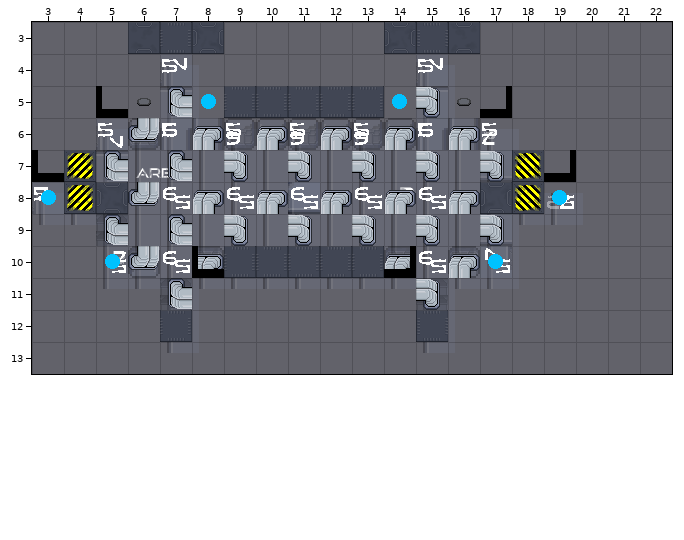
Two versions of a level (Tiled map, cocos/Code/assets/resources/map/map_1-3-E-3.tmx). Above is the file before it was changed.
Cells are 32x32 px. Shown: x 3..22, y 3..13. Layer "f" is drawn -64,0 px off the grid.
Once edited:
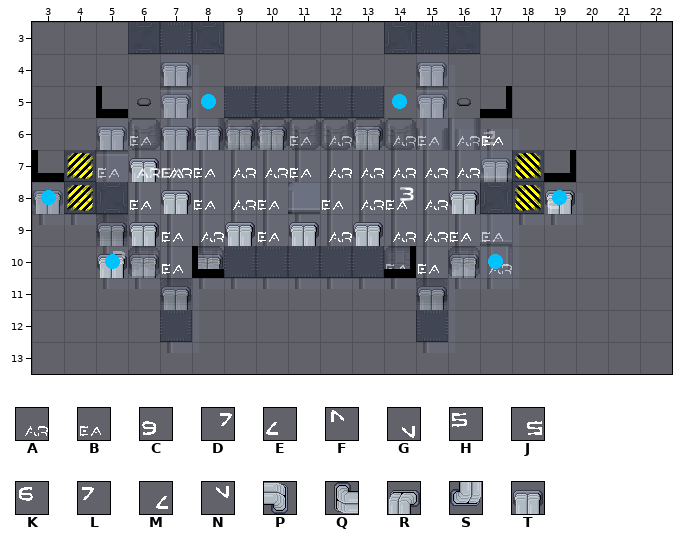
Key: from "scifi_tileset_02": A 150, B 151, C 158 turned 180, D 159, E 159 turned 180, F 159 turned 270, G 159 turned 90, H 167, J 167 turned 180, K 168, L 169, M 169 turned 180, N 169 turned 90, P 178, Q 178 turned 180, R 178 turned 270, S 178 turned 90, T 183.
_ is an empty cell, . an unchanged one.
Edits made:
--- layer "f"
@@ x 5..21 @@
- 4 ...._......._....
- 5 ...._......._....
- 6 .._____________..
- 7 .._____________..
- 8 _.._____._____.._
- 9 .._____________..
-10 ..____.....____..
-11 ...._......._....
+ 4 ....T.......T....
+ 5 ....T.......T....
+ 6 ..TBTTTTBATABAB..
+ 7 ..BTABAABAAAAAT..
+ 8 T..BTBAB.BABAT..T
+ 9 ..TTBATBTATAABB..
+10 ..TTBT.....BBTA..
+11 ....T.......T....
--- layer "tile" (removed)
@@ x 3..19 @@
- 4 ....N.......N....
- 5 ....Q.......P....
- 6 ..GSKRCRCRCRKRE..
- 7 ..Q.Q.P.P.P.P.P..
- 8 L..SKRKRKRKRKR..M
- 9 ..Q.Q.P.P.P.P.P..
-10 ..DSKR.....RKRF..
-11 ....Q.......P....
+ 4 ...._......._....
+ 5 ...._......._....
+ 6 .._____________..
+ 7 .._._._._._._._..
+ 8 _..___________.._
+ 9 .._._._._._._._..
+10 ..____.....____..
+11 ...._......._....
--- layer "Tile Layer 7" (removed)
@@ x 7..15 @@
- 4 H.......H
+ 4 _......._
@@ x 5..17 @@
- 6 H.H.H.H.H.H.H
+ 6 _._._._._._._
@@ x 3..19 @@
- 8 H...J.J.J.J.J...J
+ 8 _..._._._._._..._
@@ x 5..17 @@
-10 J.J.......J.J
+10 _._......._._
Pixel boxes of the changes (left, top, right, bottom) in both pictures:
changed: (97, 58, 512, 310)
changed: (33, 187, 63, 214)
changed: (545, 190, 575, 214)
